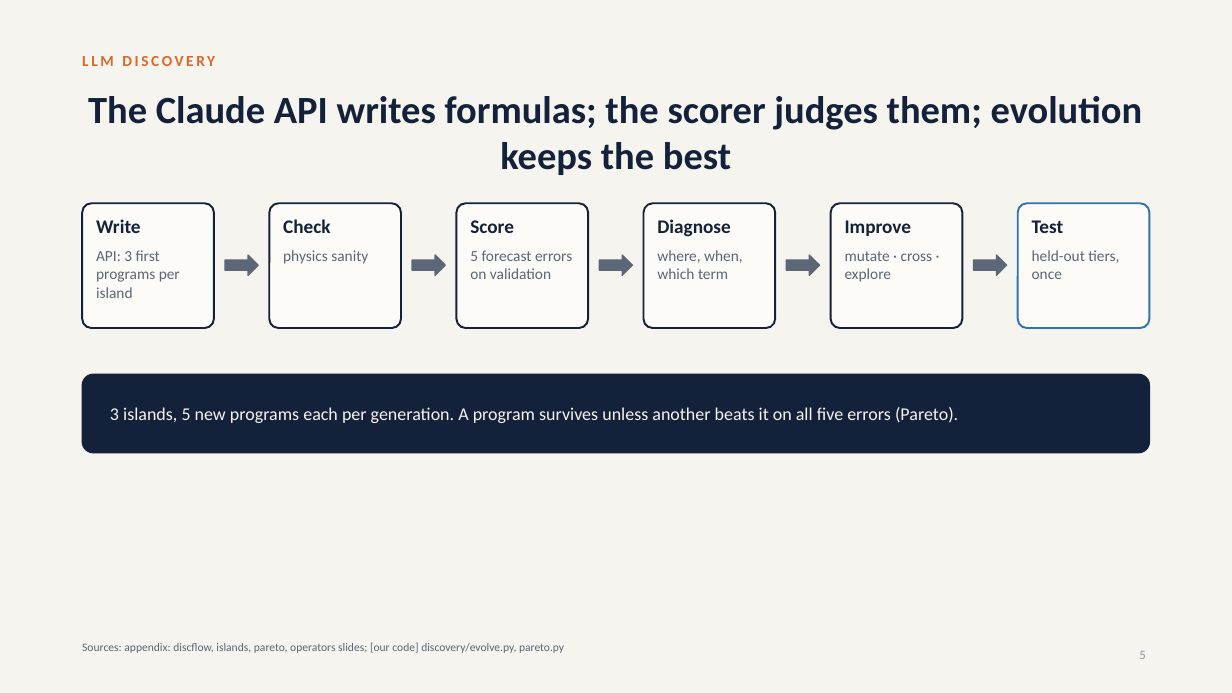
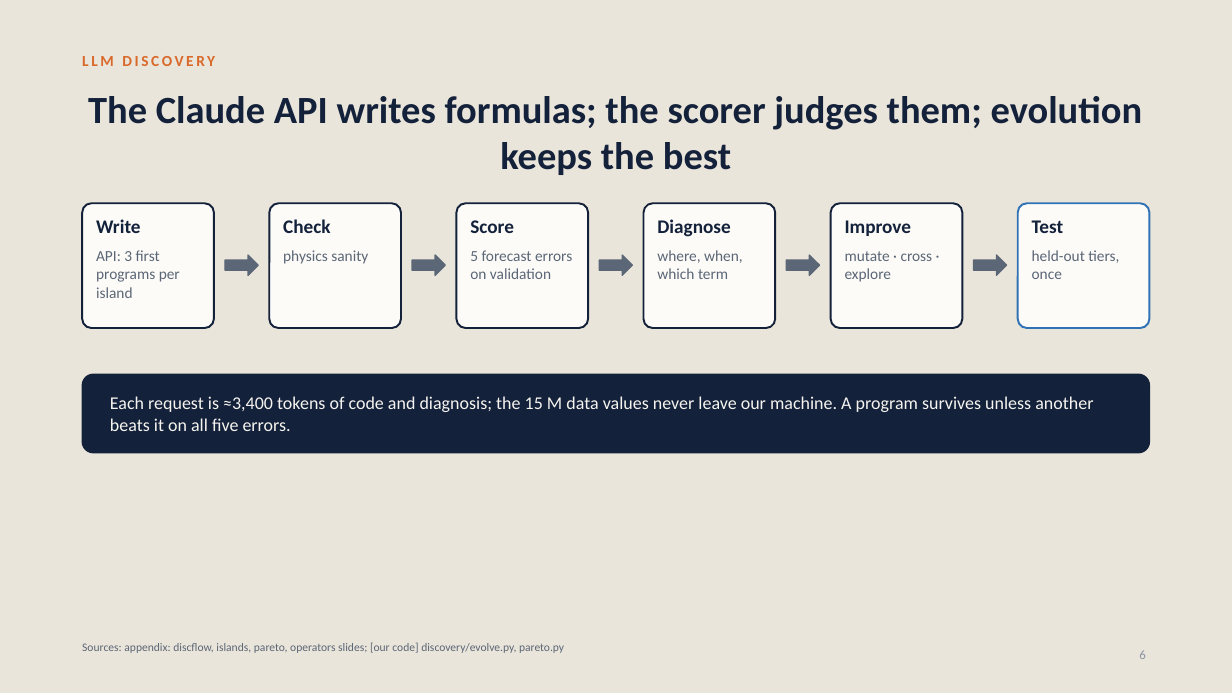
Before and after one commit to srivathsanb14/working-code, a slide deck: slide 6 of docs/One_Controller_for_Every_Building_meeting.pptx (slide 5 before the commit). Drawn at 1232x693 pixels with LibreOffice and Linux fonts; fonts in the diff are those of the drawing. Boxes give left, top, right and bottom in pixels: in the first picture for what was removed or moved away, otherwise in the second. Text is boxed around its words. In the diff, an @@ line names an element or a change of style, - is before the commit and + after.

```diff
--- a/docs/One_Controller_for_Every_Building_meeting.pptx
+++ b/docs/One_Controller_for_Every_Building_meeting.pptx
@@ background #F6F4EF to #EAE5DA @@
@@ text at bbox=[110, 396, 1093, 431]: text changed @@
-3 islands, 5 new programs each per generation. A program survives unless another beats it on all five errors (Pareto).
+Each request is ≈3,400 tokens of code and diagnosis; the 15 M data values never leave our machine. A program survives unless another beats it on all five errors.
@@ page number at bbox=[1139, 650, 1145, 659]: text changed @@
-5
+6
```
Also in this commit, not shown: 2 other slides changed, 2 slides added, 2 slides removed, 2 other files.
